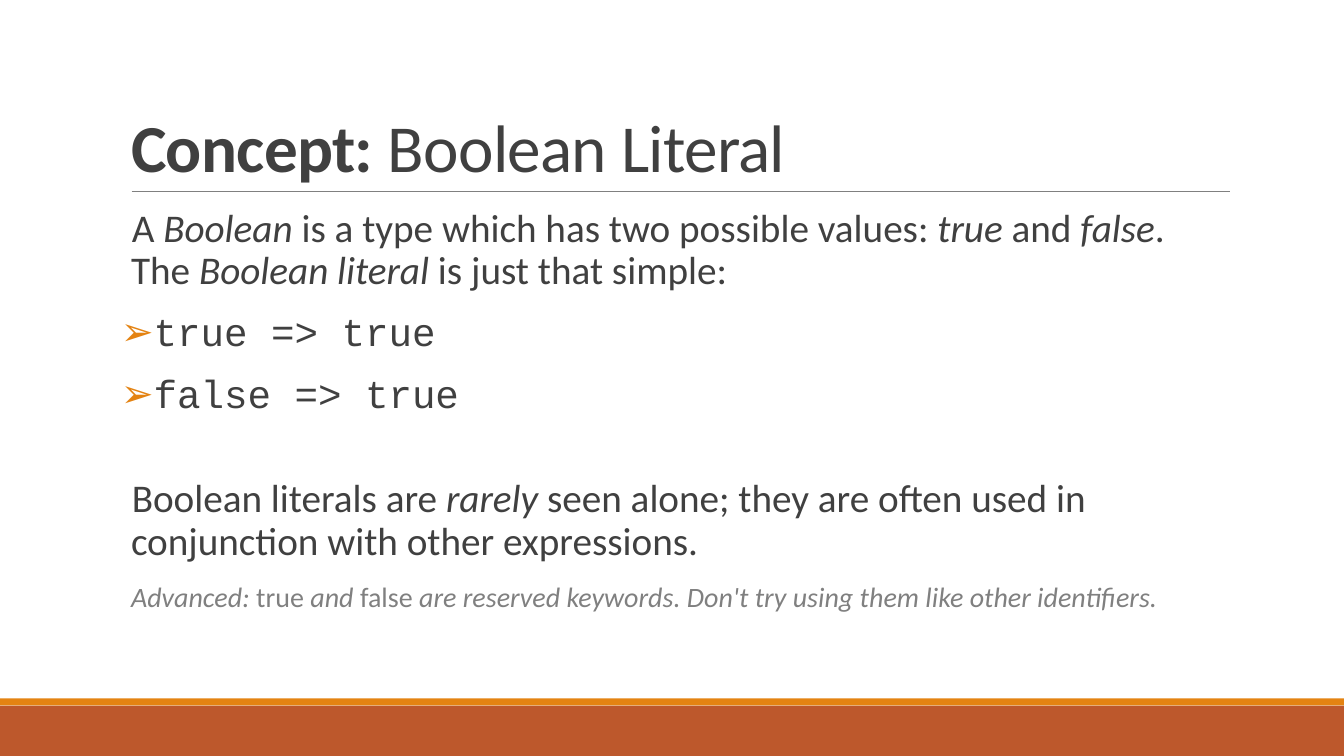
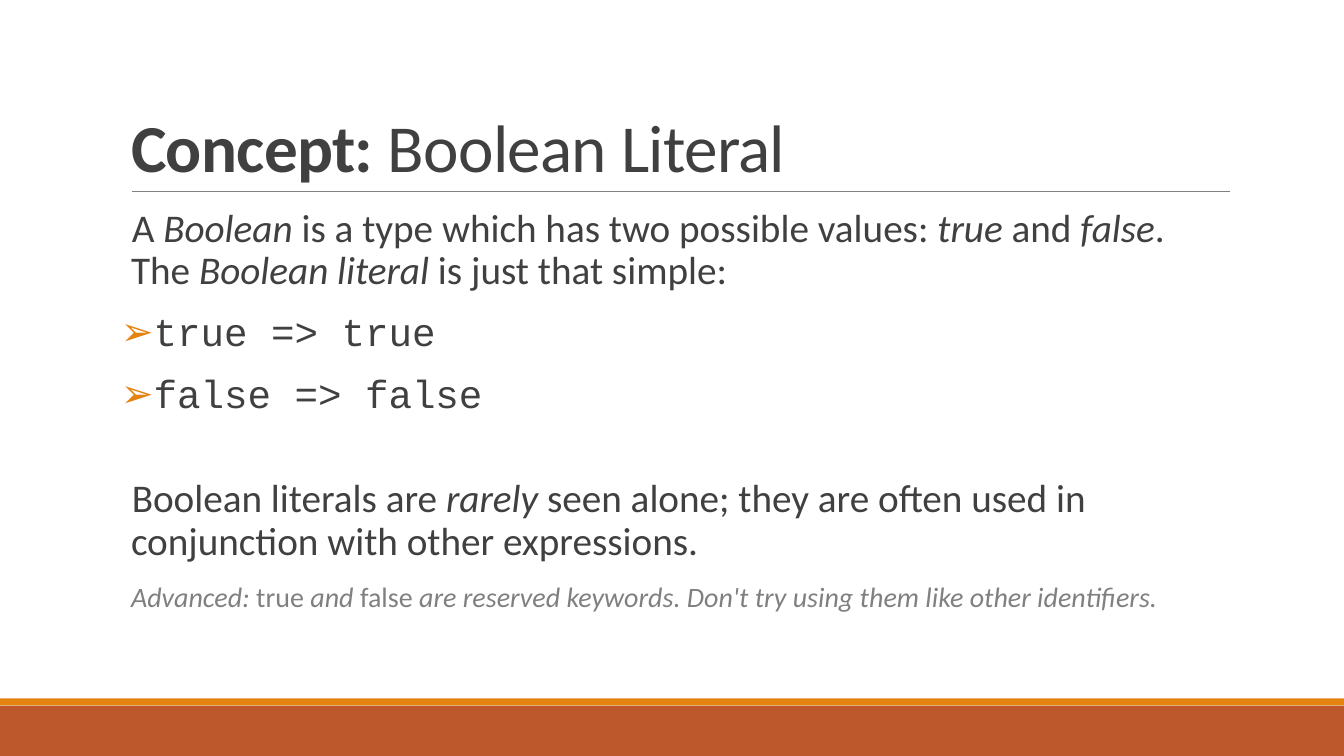
Before and after one commit to txcsmad/f15-web-beginner, a slide deck: slide 16 of Lesson0_Expressions/Lesson0_Expressions.pptx. Drawn at 1344x756 pixels with LibreOffice and Linux fonts; fonts in the diff are those of the drawing. Boxes give left, top, right and bottom in pixels: in the first picture for what was removed or moved away, otherwise in the second. Text is boxed around its words. In the diff, an @@ line names an element or a change of style, - is before the commit and + after.

```diff
--- a/Lesson0_Expressions/Lesson0_Expressions.pptx
+++ b/Lesson0_Expressions/Lesson0_Expressions.pptx
@@ text at (154, 380, 482, 409): text changed @@
-➢ false => true
+➢ false => false
```
Also in this commit, not shown: 5 other slides changed.
